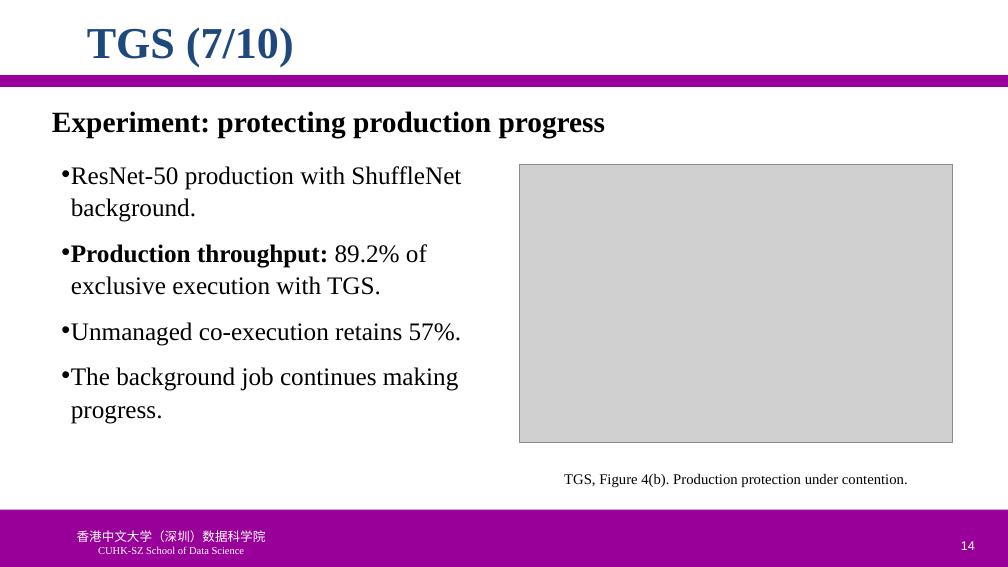
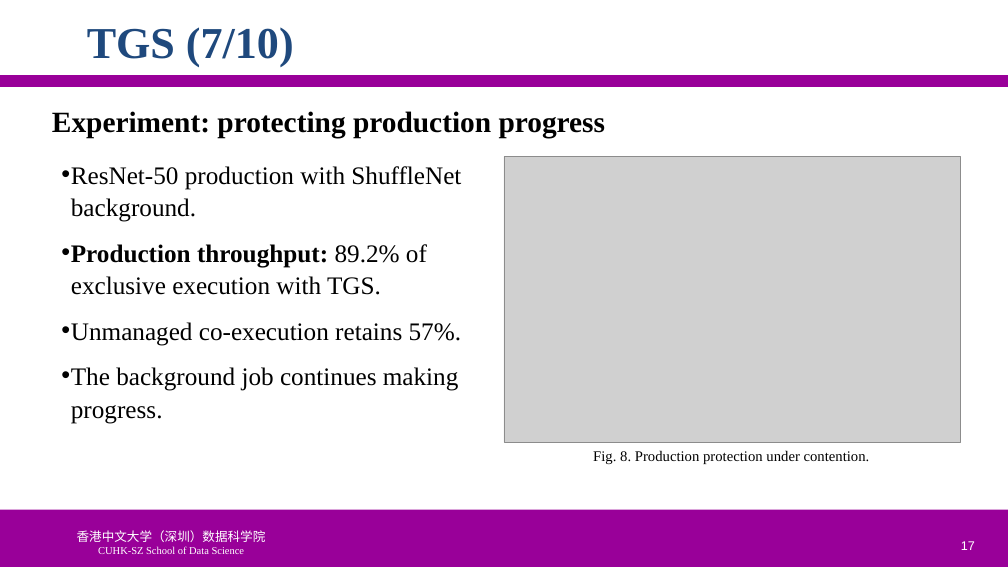
Before and after one commit to ychung1103/ychung1103.github.io, a slide deck: slide 17 of Slides/CSC6103/PPT/05-1110-徐昱玮-225040464.pptx (slide 14 before the commit). Drawn at 1008x567 pixels with LibreOffice and Linux fonts; fonts in the diff are those of the drawing; grey boxes stand for pictures; background and template pictures are left out. Boxes give left, top, right and bottom in pixels: in the first picture for what was removed or moved away, otherwise in the second. Text is boxed around its words. In the diff, an @@ line names an element or a change of style, - is before the commit and + after.

```diff
--- a/Slides/CSC6103/PPT/05-1110-徐昱玮-225040464.pptx
+++ b/Slides/CSC6103/PPT/05-1110-徐昱玮-225040464.pptx
@@ picture: place and size @@
-picture at [520, 164, 954, 442]
+picture at [504, 157, 961, 442]
@@ text at [593, 450, 870, 464]: text changed @@
-TGS, Figure 4(b). Production protection under contention.
+Fig. 8. Production protection under contention.
@@ page number at [961, 541, 975, 550]: text changed @@
-14
+17
```
Also in this commit, not shown: 26 other slides changed, 3 slides added.
